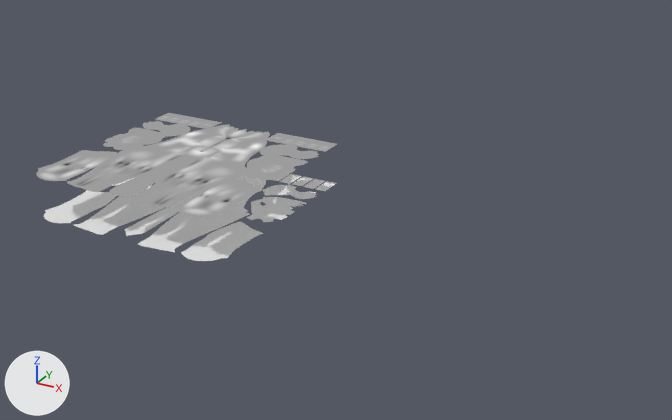
The Blender file body2b/tex_mat/body/muscle_soft_bump.blend: old version first, new version second.
The view is the same before and after, from a 50 mm camera at (2.49, -3.14, 1.48) aimed at (0.75, 0.02, -0.1). Arrows for +X, +Y and +Z are at lower left; the lights stay in place. The first picture is the older version.

In view in the first picture: 'body', 'body.bump'.
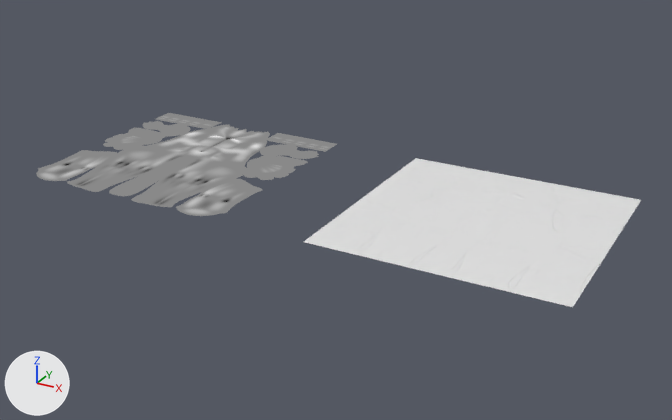
What the commit changed:
Picture 'muscle_soft_bump.png' (img_muscle_soft_bump_png) is new.
Material 'normal' (mat_normal) is new.
Uses the picture img_muscle_soft_bump_png.
me_body_001 is used by ob_body_bump; location (0.0, 0.0, 0.0).
me_body_001 had 1757 vertices, 1627 faces and spanned x -0.51..0.0, y -0.506..0.505, z -0.005..0.008.
me_body_001 now has 1766 vertices, 1634 faces and spans x -0.51..0.0, y -0.506..0.505, z -0.005..0.01.
Part 1, on me_body_001:
1 vertex is removed from x -0.082, y 0.305, z 0.0.
12 faces are deleted.
13 vertices move from x -0.136..0.0, y 0.258..0.325, z -0.001..0.004 to x -0.136..0.0, y 0.253..0.324, z -0.001..0.01.
10 vertices are added at x -0.099..0.0, y 0.265..0.305, z -0.002..0.009.
19 new faces join them, mat_bump.
Mesh me_plane_001 is new.
It has 4 vertices, 1 face and spans x -0.5..0.5, y -0.5..0.5, z 0.0.
It uses material mat_normal.
Object 'body' (ob_body) is now hidden.
Object 'Plane' (ob_plane) is new; it shows me_plane_001.
Its location is (1.4, 0.0, 0.0).

Changed parts and their boxes [x1, y1, x2, y2] in the pictures (672 x 420 px; the box of a moved part takes in the faces that stretch with it):
'Plane', added
    after: [304, 158, 641, 307]
'body', hidden
    before: [44, 173, 336, 261]
part 1 of me_body_001, moved or reshaped
    both: [198, 131, 258, 148]
